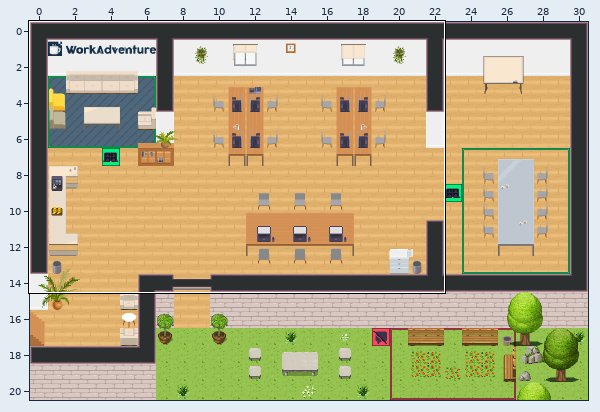
Tiled map (JSON): office.tmj. Above: a wide view before the commit, with the close-up outlined.
Close-up. Old version:
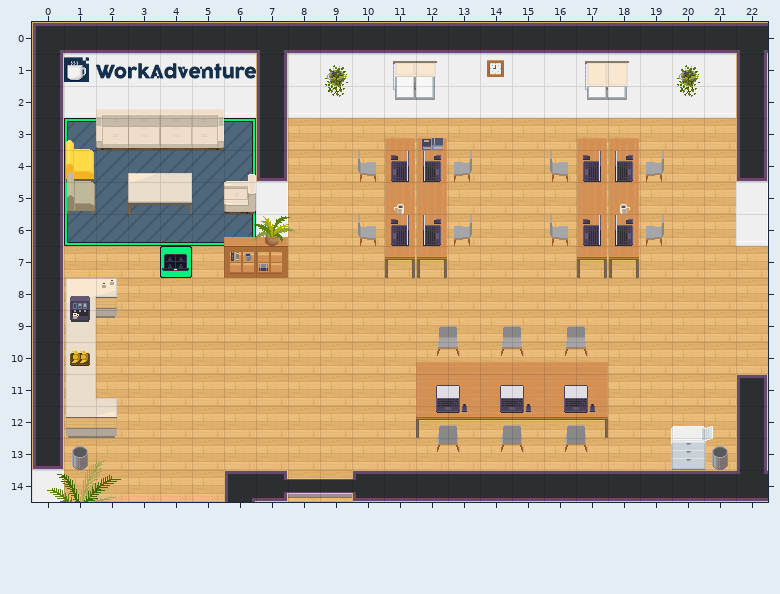
Cells are 32x32 px. Shown: x 0..22, y 0..14.
The result:
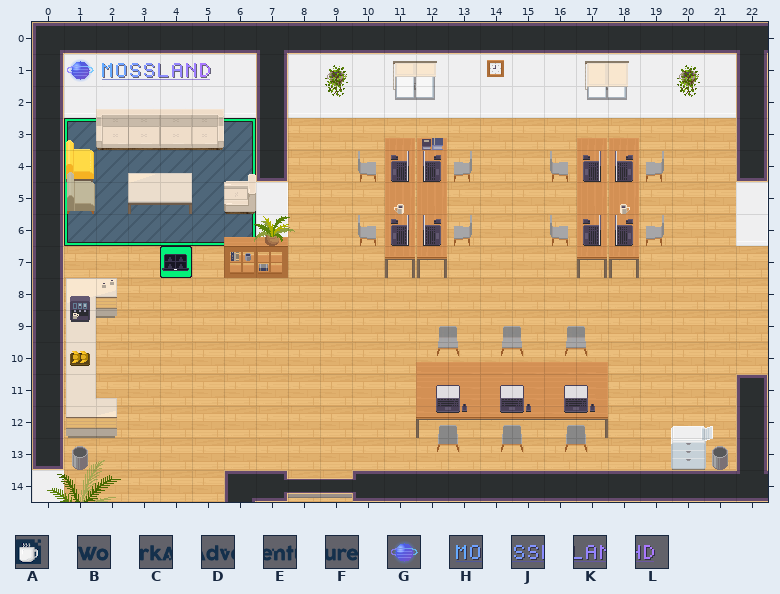
Key: from "WA_Logo_Long": A 0, B 1, C 2, D 3, E 4, F 5; from "mossland_Logo_Long": G 0, H 1, J 2, K 3, L 4.
_ is an empty cell.
Difference:
Layer "walls/walls2":
y 1: x 1..6 ABCDEF -> GHJKL_
Changed places in both close-ups, as pixel boxes (x1, y1, x2, y2):
changed: (64, 57, 256, 82)
